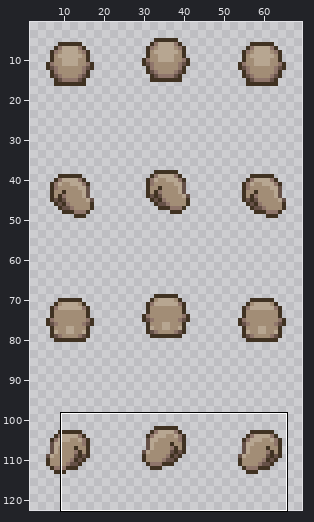
Sprite sheet, stored at collection/cabbit-custom/sprite/base/parts/head/PNG/24x32/head-heavy-dark_ash.png. The picture above shows the old version from afar; the outline marks the close-up.
Close-up. The starting point:
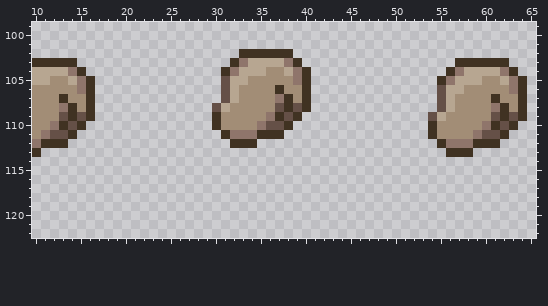
The file is 72x128 pixels. Shown: x 10..65, y 99..122. The wide view leaves out empty margins. The commit also changed other parts of the picture, which this record leaves out.
New version:
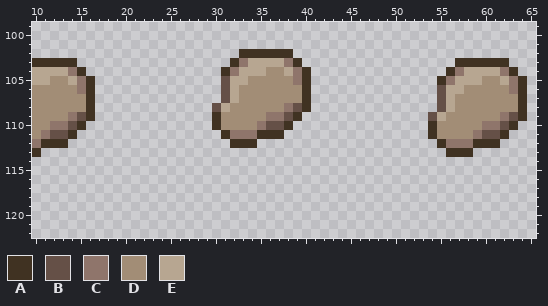
Palette (. is transparent): A #403222  B #655047  C #8f756b  D #a28d76  E #b7a691
Difference:
y 106: x 37 A -> D
y 107: x 13 A -> D; x 37..38 CA -> DD; x 61 A -> D
y 108: x 13..14 CA -> DD; x 37..38 BA -> DC; x 61..62 CA -> DD
y 109: x 13..14 BA -> DC; x 37 A -> C; x 61..62 BA -> DC
y 110: x 13 A -> C; x 61 A -> C
